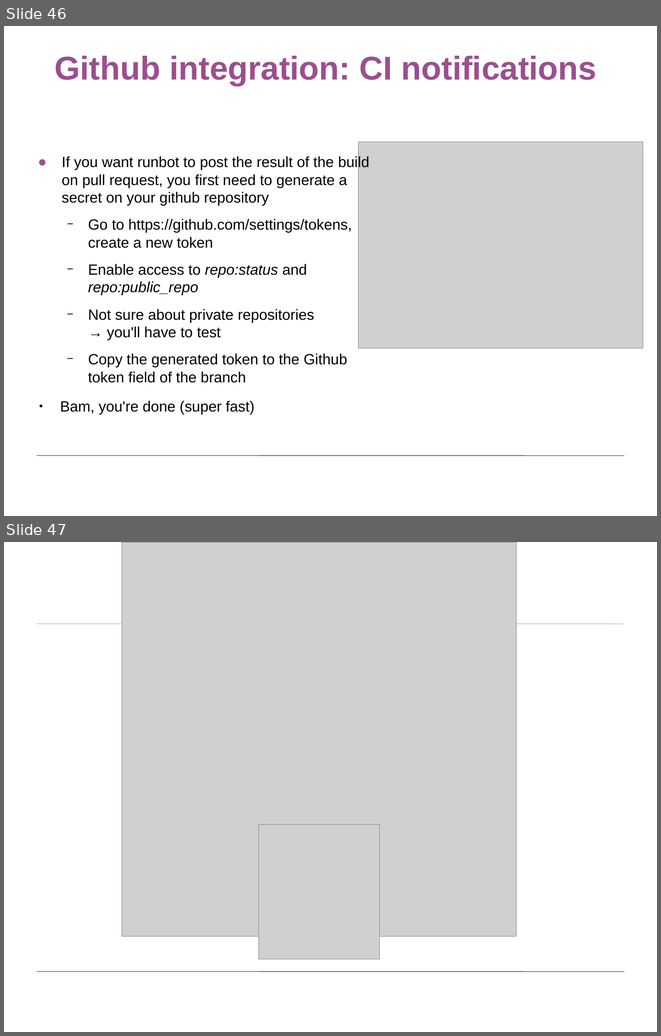
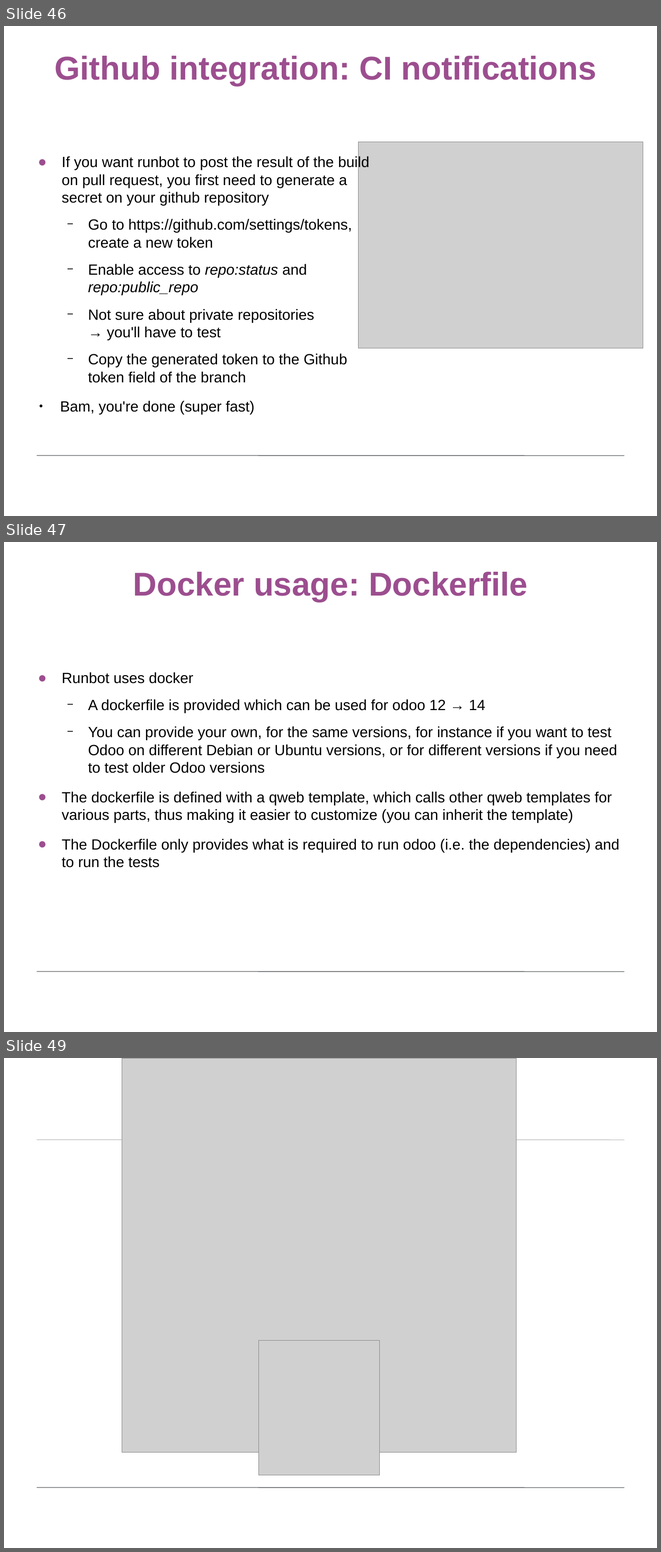
Before and after one commit to gurneyalex/runbotsetup, a slide deck: OCA Days 2020 - Runbot.odp. Shown one above the other, each under a label of ours: slides 46 and 47 before the commit, slides 46, 47 and 49 after it; the slides between them are not shown. The pictures are 661x1036 and 661x1552 pixels, drawn with LibreOffice and Linux fonts; fonts in the diff are those of the drawing; grey boxes stand for pictures; background and template pictures are left out. Boxes give left, top, right and bottom in pixels: in the first picture for what was removed or moved away, otherwise in the second. Text is boxed around its words. In the diff, an @@ line names an element or a change of style, - is before the commit and + after.

Commit message:
update section on Docker

```diff
--- a/OCA Days 2020 - Runbot.odp
+++ b/OCA Days 2020 - Runbot.odp
@@ slide 47 added at (x1=4, y1=542, x2=657, y2=1032), background #FFFFFF; not listed: 1 template element that a slide beside it also shows @@
@@ title added at (x1=133, y1=572, x2=528, y2=602), 40 pt, text #9C4E8F, bold @@
+Docker usage: Dockerfile
@@ text added at (x1=62, y1=672, x2=620, y2=867), 18 pt, text #000000 @@
+● Runbot uses docker
+  − A dockerfile is provided which can be used for odoo 12 → 14
+  − You can provide your own, for the same versions, for instance if you want to test Odoo on different Debian or Ubuntu versions, or for different versions if you need to test older Odoo versions
+● The dockerfile is defined with a qweb template, which calls other qweb templates for various parts, thus making it easier to customize (you can inherit the template)
+● The Dockerfile only provides what is required to run odoo (i.e. the dependencies) and to run the tests
@@ what was slide 47 is now slide 49 @@
```
Also in this commit, not shown: 1 other slide added.
